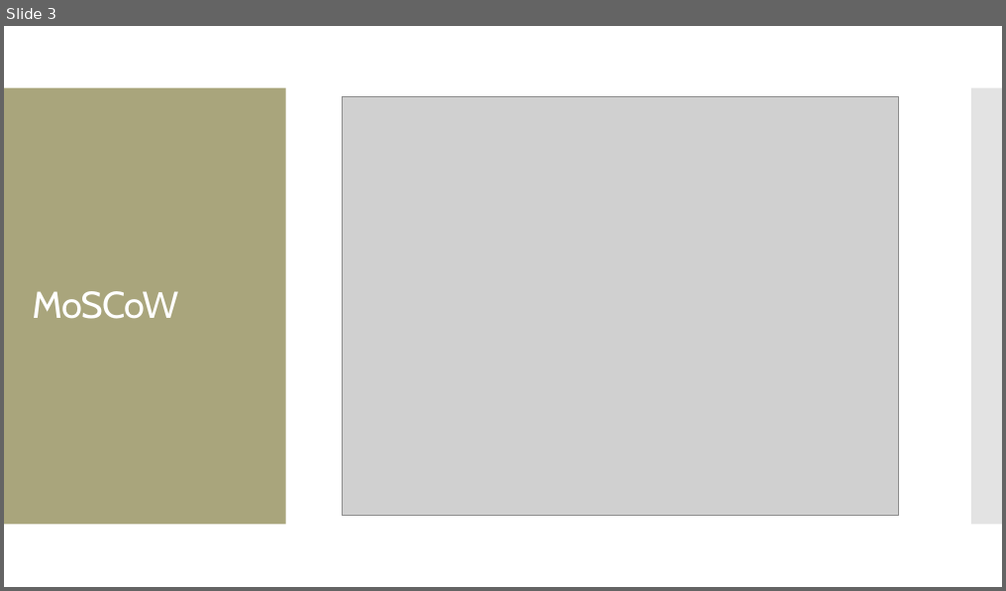
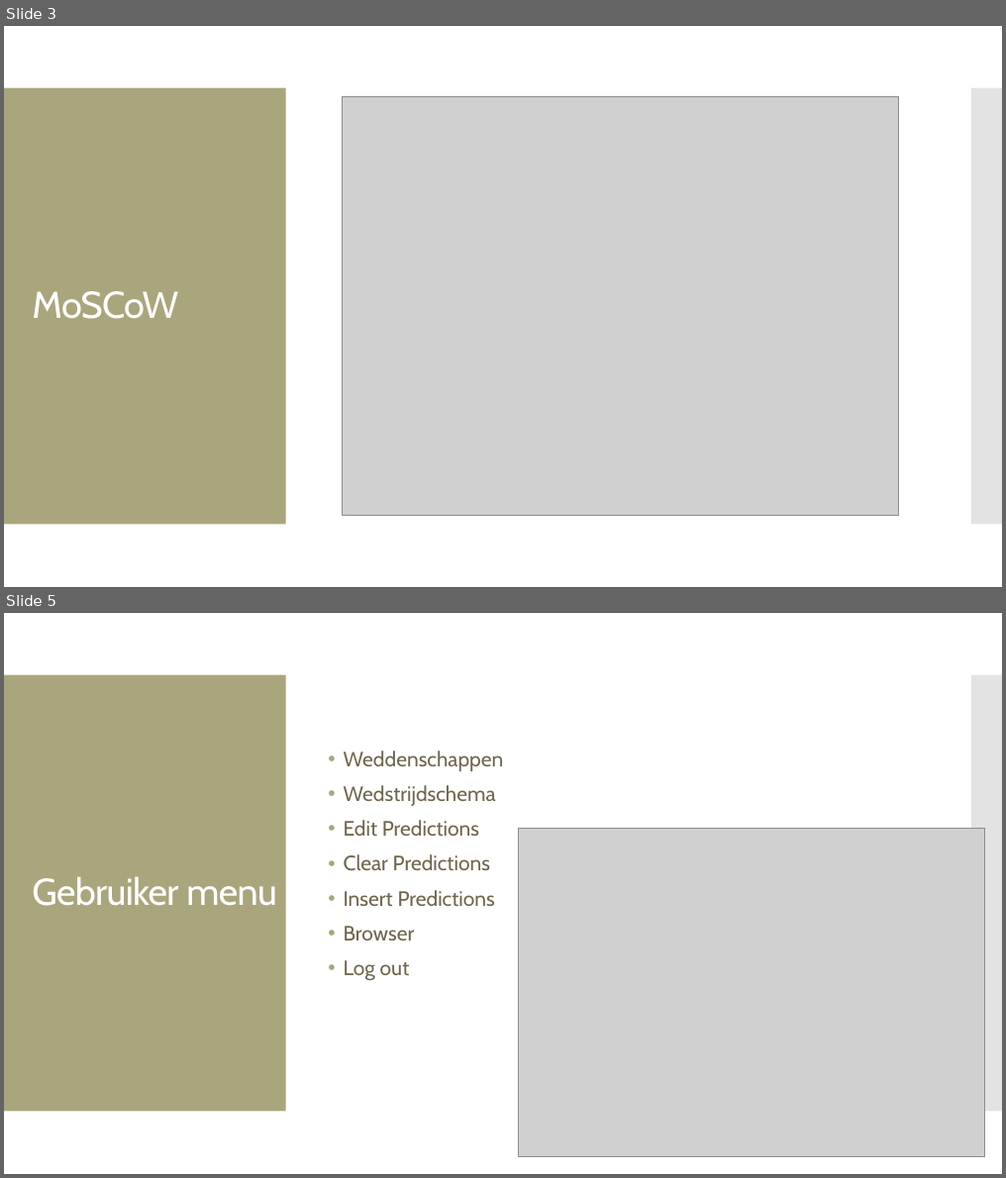
Before and after one commit to Groep1FIFA/project_fifa, a slide deck: documenten/presentatie/cs_presentatie.pptx. Shown one above the other, each under a label of ours: slide 3 before the commit, slides 3 and 5 after it; the slides between them are not shown. The pictures are 1006x591 and 1006x1178 pixels, drawn with LibreOffice and Linux fonts; fonts in the diff are those of the drawing; grey boxes stand for pictures. Boxes give left, top, right and bottom in pixels: in the first picture for what was removed or moved away, otherwise in the second. Text is boxed around its words. In the diff, an @@ line names an element or a change of style, - is before the commit and + after.

```diff
--- a/documenten/presentatie/cs_presentatie.pptx
+++ b/documenten/presentatie/cs_presentatie.pptx
@@ slide 5 added at [4,613,1002,1174], background #FFFFFF; not listed: 2 template elements that a slide beside it also shows @@
@@ text added at [344,751,504,980], 20 pt, text #6F664C @@
+• Weddenschappen
+• Wedstrijdschema
+• Edit Predictions
+• Clear Predictions
+• Insert Predictions
+• Browser
+• Log out
@@ picture added at [519,828,985,1157] @@
@@ title added at [32,876,277,906], 36 pt, text #FFFFFF @@
+Gebruiker menu
```
Also in this commit, not shown: 2 slides changed, 2 other slides added, 13 other files.
